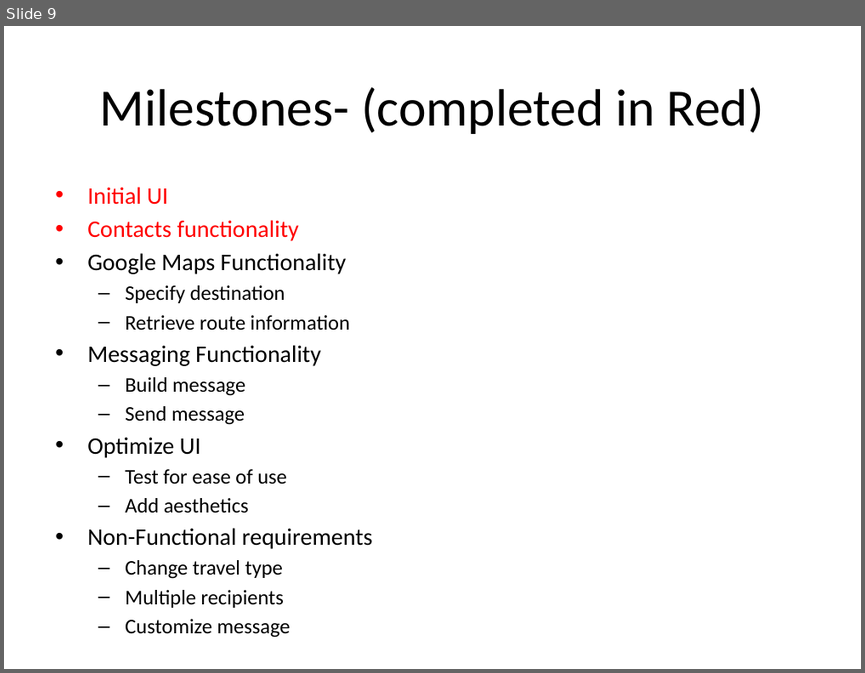
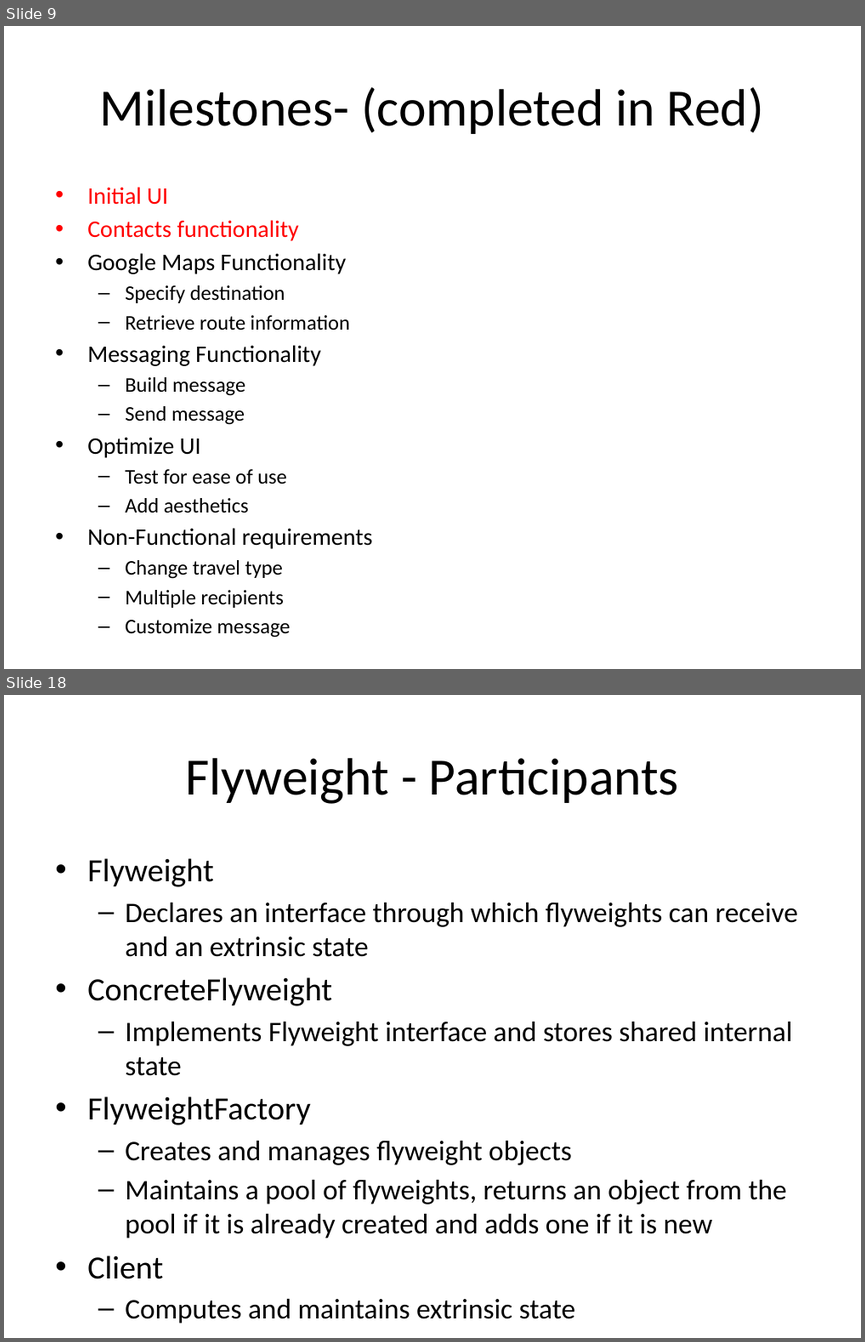
Before and after one commit to jmh9072/zolotnik, a slide deck: docs/Design review presentation.pptx. Shown one above the other, each under a label of ours: slide 9 before the commit, slides 9 and 18 after it; the slides between them are not shown. The pictures are 865x673 and 865x1342 pixels, drawn with LibreOffice and Linux fonts; fonts in the diff are those of the drawing. Boxes give left, top, right and bottom in pixels: in the first picture for what was removed or moved away, otherwise in the second. Text is boxed around its words. In the diff, an @@ line names an element or a change of style, - is before the commit and + after.

```diff
--- a/docs/Design review presentation.pptx
+++ b/docs/Design review presentation.pptx
@@ slide 18 added at (4, 695, 861, 1338), background #FFFFFF @@
@@ title added at (185, 758, 679, 804), 44 pt, text #000000 @@
+Flyweight - Participants
@@ text added at (87, 858, 798, 1279), 23.8 pt, text #000000 @@
+• Flyweight
+  – Declares an interface through which flyweights can receive and an extrinsic state
+• ConcreteFlyweight
+  – Implements Flyweight interface and stores shared internal state
+• FlyweightFactory
+  – Creates and manages flyweight objects
+  – Maintains a pool of flyweights, returns an object from the pool if it is already created and adds one if it is new
+• Client
+  – Computes and maintains extrinsic state
```
Also in this commit, not shown: 5 slides changed, 10 other slides added.
